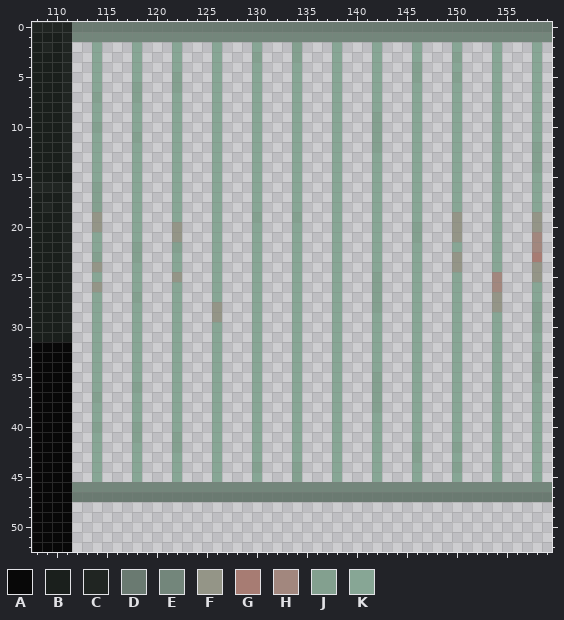
A pixel-art file gets an edit: Assets/Art/Tilesets/Lab/lab-tiles.aseprite. Above: the version before the commit.
160x160 pixels, 1 frame. Pixels under 10% opacity are left out. Colours within 5 levels of each other are drawn and written as one. Shown: x 108..159, y 0..52.
Palette (. is transparent): A #080808  B #1a1f1c  C #202522  D #6a7a71  E #73867b  F #949587  G #a77c73  H #a2877e  J #83a08f  K #87a695
The same view after the edit:
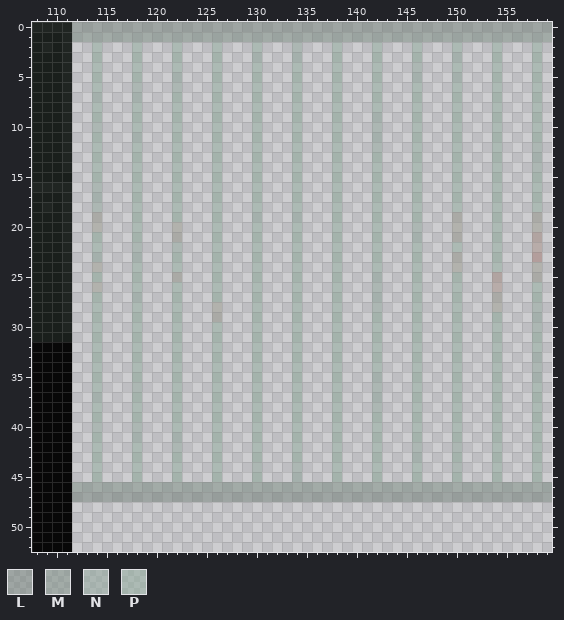
Colours new in this view: L #6a7a717a  M #73867b7a  N #88a0937a  P #87a6957a
Edits made:
layer "Layer 1 #2" opacity 48% added
@@ palette @@
-F #949587
+F #9495877a
-G #a77c73
+G #a77c737a
-H #a2877e
+H #a2877e7a
--- layer "Layer 1 #2"
@@ x 108..159 @@
- 0 CCCCDDDDDDDDDDDDDDDDDDDDDDDDDDDDDDDDDDDDDDDDDDDDDDDD
- 1 BBBCEEEEEEEEEEEEEEEEEEEEEEEEEEEEEEEEEEEEEEEEEEEEEEEE
- 2 BCBC..K...K...K...K...K...J...K...K...K...K...K...K.
- 3 BBBC..K...K...K...K...J...J...K...K...K...J...K...K.
- 4 BBBC..K...K...K...K...K...K...K...K...J...K...K...K.
- 5 BBBC..K...K...J...K...K...K...K...K...J...J...K...K.
- 6 BBBC..K...J...J...K...K...K...K...K...K...K...K...K.
- 7 BBBC..J...J...K...K...K...K...K...K...K...K...K...K.
- 8 BBBC..K...K...K...K...K...K...K...K...K...K...K...K.
- 9 BBBC..K...K...K...K...K...K...K...J...K...K...K...K.
-10 BBBC..J...K...K...K...K...K...K...J...K...K...K...K.
-11 BBBC..K...J...K...K...K...K...K...J...K...K...K...K.
-12 BBBC..K...K...K...K...K...K...K...J...K...K...K...J.
-13 BBBC..K...K...K...K...K...K...K...K...K...K...K...J.
-14 BBBC..K...K...K...K...K...K...K...K...K...K...K...J.
-15 BBBB..K...K...K...K...K...K...K...K...K...K...K...K.
-16 CCCC..J...K...K...K...K...K...K...K...K...K...K...K.
-17 BBBC..J...K...K...K...K...K...K...K...K...K...K...K.
-18 BCBC..J...K...K...K...K...K...K...K...K...K...K...K.
-19 BBBC..F...K...K...K...J...J...K...K...K...F...K...F.
-20 BBBC..F...K...F...K...K...K...K...K...J...F...K...F.
-21 BBBC..K...K...F...K...K...K...K...K...J...F...K...H.
-22 BBBC..K...J...J...K...K...K...K...K...K...K...K...H.
-23 BBBC..J...J...K...K...K...K...K...K...K...F...K...G.
-24 BBBC..F...K...K...K...K...K...K...K...K...F...K...F.
-25 BBBC..K...K...F...K...K...K...K...J...K...K...H...F.
-26 BBBC..F...K...K...K...K...K...K...J...K...K...H...K.
-27 BBBC..K...J...K...K...K...K...K...J...K...K...F...K.
-28 BBBC..K...K...K...F...K...K...K...J...K...K...F...J.
-29 BBBC..K...K...K...F...K...K...K...K...K...K...K...J.
-30 BBBC..K...K...K...K...K...K...K...K...K...K...K...J.
-31 BBBB..K...K...K...K...K...K...K...K...K...K...K...K.
-32 AAAA..K...K...K...K...K...K...K...K...K...K...K...K.
-33 AAAA..K...K...K...K...K...K...K...K...K...K...K...J.
-34 AAAA..K...K...K...K...K...K...K...K...K...K...K...J.
-35 AAAA..K...K...K...K...K...K...K...J...K...K...K...J.
-36 AAAA..K...J...K...K...K...K...K...J...K...K...K...K.
-37 AAAA..J...K...K...K...K...K...K...J...K...K...K...K.
-38 AAAA..K...K...K...K...K...K...K...J...K...K...K...K.
-39 AAAA..K...K...K...K...K...K...K...K...K...K...K...K.
-40 AAAA..J...J...K...K...K...K...K...K...K...K...K...K.
-41 AAAA..K...J...J...K...K...K...K...K...K...K...K...K.
-42 AAAA..K...K...J...K...K...K...K...K...J...J...K...K.
-43 AAAA..K...K...K...K...K...K...K...K...J...K...K...K.
-44 AAAA..K...K...K...K...J...J...K...K...K...J...K...K.
-45 AAAA..K...K...K...K...K...J...K...K...K...K...K...K.
-46 AAAAEEEEEEEEEEEEEEEEEEEEEEEEEEEEEEEEEEEEEEEEEEEEEEEE
-47 AAAADDDDDDDDDDDDDDDDDDDDDDDDDDDDDDDDDDDDDDDDDDDDDDDD
+ 0 CCCCLLLLLLLLLLLLLLLLLLLLLLLLLLLLLLLLLLLLLLLLLLLLLLLL
+ 1 BBBCMMMMMMMMMMMMMMMMMMMMMMMMMMMMMMMMMMMMMMMMMMMMMMMM
+ 2 BCBC..P...P...P...P...P...N...P...P...P...P...P...P.
+ 3 BBBC..P...P...P...P...N...N...P...P...P...N...P...P.
+ 4 BBBC..P...P...P...P...P...P...P...P...N...P...P...P.
+ 5 BBBC..P...P...N...P...P...P...P...P...N...N...P...P.
+ 6 BBBC..P...N...N...P...P...P...P...P...P...P...P...P.
+ 7 BBBC..N...N...P...P...P...P...P...P...P...P...P...P.
+ 8 BBBC..P...P...P...P...P...P...P...P...P...P...P...P.
+ 9 BBBC..P...P...P...P...P...P...P...N...P...P...P...P.
+10 BBBC..N...P...P...P...P...P...P...N...P...P...P...P.
+11 BBBC..P...N...P...P...P...P...P...N...P...P...P...P.
+12 BBBC..P...P...P...P...P...P...P...N...P...P...P...N.
+13 BBBC..P...P...P...P...P...P...P...P...P...P...P...N.
+14 BBBC..P...P...P...P...P...P...P...P...P...P...P...N.
+15 BBBB..P...P...P...P...P...P...P...P...P...P...P...P.
+16 CCCC..N...P...P...P...P...P...P...P...P...P...P...P.
+17 BBBC..N...P...P...P...P...P...P...P...P...P...P...P.
+18 BCBC..N...P...P...P...P...P...P...P...P...P...P...P.
+19 BBBC..F...P...P...P...N...N...P...P...P...F...P...F.
+20 BBBC..F...P...F...P...P...P...P...P...N...F...P...F.
+21 BBBC..P...P...F...P...P...P...P...P...N...F...P...H.
+22 BBBC..P...N...N...P...P...P...P...P...P...P...P...H.
+23 BBBC..N...N...P...P...P...P...P...P...P...F...P...G.
+24 BBBC..F...P...P...P...P...P...P...P...P...F...P...F.
+25 BBBC..P...P...F...P...P...P...P...N...P...P...H...F.
+26 BBBC..F...P...P...P...P...P...P...N...P...P...H...P.
+27 BBBC..P...N...P...P...P...P...P...N...P...P...F...P.
+28 BBBC..P...P...P...F...P...P...P...N...P...P...F...N.
+29 BBBC..P...P...P...F...P...P...P...P...P...P...P...N.
+30 BBBC..P...P...P...P...P...P...P...P...P...P...P...N.
+31 BBBB..P...P...P...P...P...P...P...P...P...P...P...P.
+32 AAAA..P...P...P...P...P...P...P...P...P...P...P...P.
+33 AAAA..P...P...P...P...P...P...P...P...P...P...P...N.
+34 AAAA..P...P...P...P...P...P...P...P...P...P...P...N.
+35 AAAA..P...P...P...P...P...P...P...N...P...P...P...N.
+36 AAAA..P...N...P...P...P...P...P...N...P...P...P...P.
+37 AAAA..N...P...P...P...P...P...P...N...P...P...P...P.
+38 AAAA..P...P...P...P...P...P...P...N...P...P...P...P.
+39 AAAA..P...P...P...P...P...P...P...P...P...P...P...P.
+40 AAAA..N...N...P...P...P...P...P...P...P...P...P...P.
+41 AAAA..P...N...N...P...P...P...P...P...P...P...P...P.
+42 AAAA..P...P...N...P...P...P...P...P...N...N...P...P.
+43 AAAA..P...P...P...P...P...P...P...P...N...P...P...P.
+44 AAAA..P...P...P...P...N...N...P...P...P...N...P...P.
+45 AAAA..P...P...P...P...P...N...P...P...P...P...P...P.
+46 AAAAMMMMMMMMMMMMMMMMMMMMMMMMMMMMMMMMMMMMMMMMMMMMMMMM
+47 AAAALLLLLLLLLLLLLLLLLLLLLLLLLLLLLLLLLLLLLLLLLLLLLLLL
 48 AAAA................................................
Boxes around the changes in both pictures, in picture pixels (x1, y1, x2, y2):
changed: (72, 22, 552, 502)
